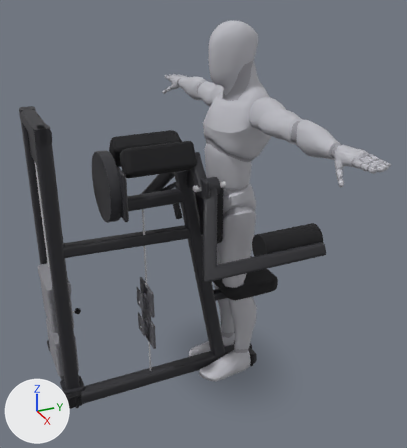
The glTF model app/src/main/assets/mannequins/machine_lateral_raise.glb, before and after one commit.
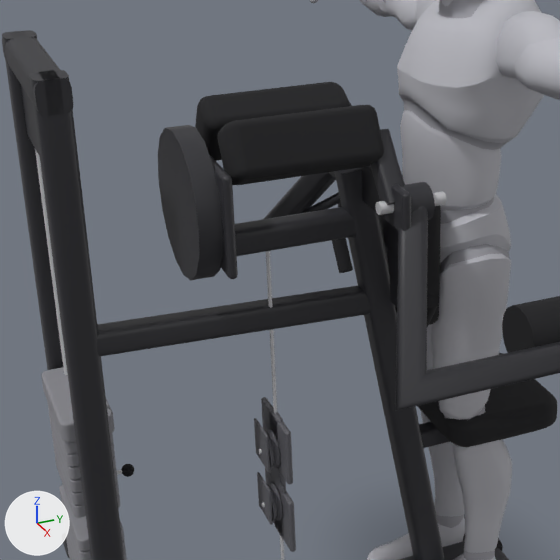
Old and new are each drawn whole from a camera (50 mm lens) standing at (2.34, -1.2, 2.05) and looking at (0.05, -0.17, 0.9) and again close up on the part from 4% to 69% of the width and 21% to 79% of the height. The axes (+X, +Y, +Z) are drawn at lower left. The lights are the same throughout. The first two pictures are the older version. Where no turn or scale is listed for an object, it has been applied to the vertices. Vertices at exactly the same position are counted once.

In view in the first close-up: 'body', 'body_1', 'lateral_raise_bracket_r', 'lateral_raise_machine_0', 'lateral_raise_machine_29', 'lateral_raise_machine_3', 'lateral_raise_machine_30', 'lateral_raise_machine_32', 'lateral_raise_machine_62', 'lateral_raise_machine_63', 'lateral_raise_machine_68', 'lateral_raise_machine_75', 'lateral_raise_wedge_l', 'lateral_raise_wedge_r' and 40 more.
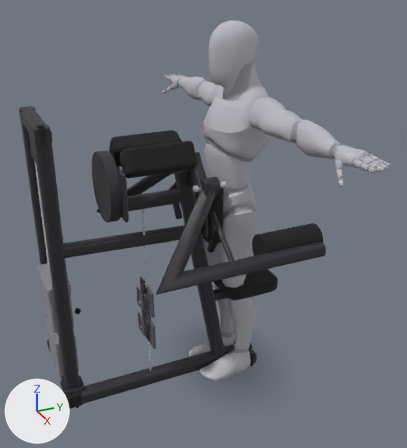
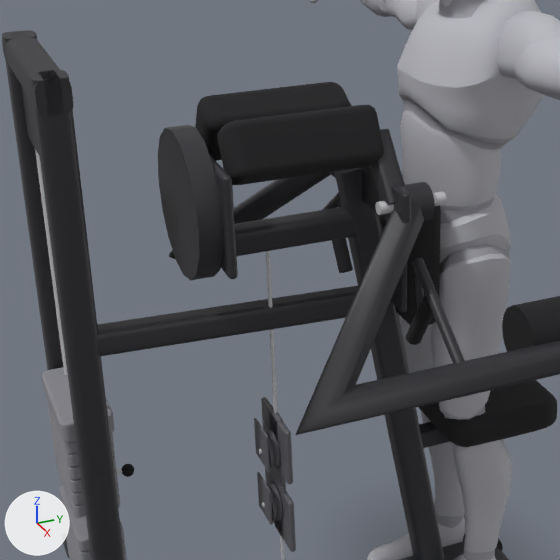
Where the change shows, as pixel boxes (x1, y1, x2, y2) in the close-ups (560 x 560 px):
'lateral_raise_machine_68', reshaped: before (395, 206, 560, 411); after (295, 205, 560, 435)
'lateral_raise_machine_75', reshaped: before (264, 172, 336, 219); after (169, 172, 331, 259)
'lateral_raise_bracket_l', moved, turned (not visible before): after (412, 258, 465, 363)
'lateral_raise_bracket_r', moved, turned: before (302, 192, 340, 213); after (322, 192, 340, 210)

Diff of the bpy script that builds the scene:
```diff
--- a/app/src/main/assets/mannequins/machine_lateral_raise.glb.py
+++ b/app/src/main/assets/mannequins/machine_lateral_raise.glb.py
@@ me_mesh_37 @@
 # used by ob_lateral_raise_machine_68; parent = ob_lateral_raise_machine; location = (0.00905, 0.0, -0.00145); rotation_euler = (0.0, -0.00787, 0.0), in degrees (0, -0.5, 0)
-me_mesh_37.from_pydata(...)  # 50 vertices, 96 faces; spans x 0.165..0.475, y -0.365..0.25, z 0.825..1.171
+me_mesh_37.from_pydata(...)  # 50 vertices, 96 faces; spans x 0.162..0.472, y -0.572..0.25, z 0.828..1.174
+# me_mesh_37 part 1: 48 of 50 vertices moved; they spanned x 0.165..0.475, y -0.365..0.25, z 0.825..1.171 and now span x 0.162..0.472, y -0.572..0.25, z 0.828..1.174; mean shift (0.0, -0.06, 0.0); largest move (0.475, -0.36, 0.849) -> (0.471, -0.569, 0.84)
 me_mesh_37.materials.append(mat_frame)
@@ me_mesh_44 @@
 # used by ob_lateral_raise_machine_75; parent = ob_lateral_raise_machine; location = (-0.00905, 0.0, -0.00145); rotation_euler = (0.0, 0.00787, 0.0), in degrees (0, 0.5, 0)
-me_mesh_44.from_pydata(...)  # 50 vertices, 96 faces; spans x -0.475..-0.165, y -0.365..0.25, z 0.825..1.171
+me_mesh_44.from_pydata(...)  # 50 vertices, 96 faces; spans x -0.472..-0.162, y -0.572..0.25, z 0.828..1.174
+# me_mesh_44 part 2: 48 of 50 vertices moved; they spanned x -0.475..-0.165, y -0.365..0.25, z 0.825..1.171 and now span x -0.472..-0.162, y -0.572..0.25, z 0.828..1.174; mean shift (0.0, -0.06, 0.0); largest move (-0.475, -0.36, 0.849) -> (-0.471, -0.569, 0.84)
 me_mesh_44.materials.append(mat_frame)
@@ ob_lateral_raise_bracket_l @@
 ob_lateral_raise_bracket_l.parent = ob_lateral_raise_machine
-ob_lateral_raise_bracket_l.location = (0.329, -0.26, 0.944)
-ob_lateral_raise_bracket_l.rotation_euler = (-0.625, -0.84, 0.287)  # degrees (-36, -48, 16)
+ob_lateral_raise_bracket_l.location = (0.329, -0.2, 0.944)
+ob_lateral_raise_bracket_l.rotation_euler = (0.0, -0.943, 0.0)  # degrees (0, -54, 0)
 ob_lateral_raise_bracket_l.scale = (1.0, 1.0, 0.307)
@@ ob_lateral_raise_bracket_r @@
 ob_lateral_raise_bracket_r.parent = ob_lateral_raise_machine
-ob_lateral_raise_bracket_r.location = (-0.329, -0.26, 0.944)
-ob_lateral_raise_bracket_r.rotation_euler = (-0.625, 0.84, -0.287)  # degrees (-36, 48, -16)
+ob_lateral_raise_bracket_r.location = (-0.329, -0.2, 0.944)
+ob_lateral_raise_bracket_r.rotation_euler = (0.0, 0.943, 0.0)  # degrees (0, 54, 0)
 ob_lateral_raise_bracket_r.scale = (1.0, 1.0, 0.307)
```
